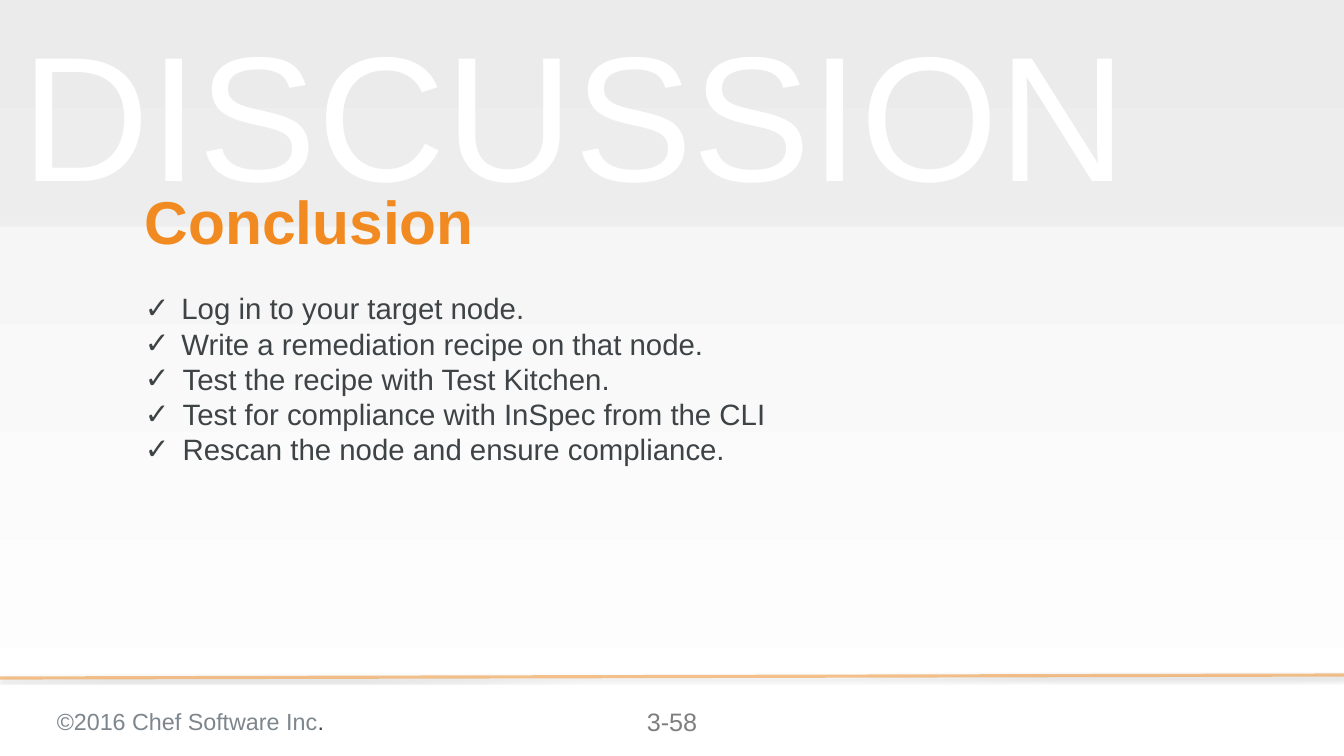
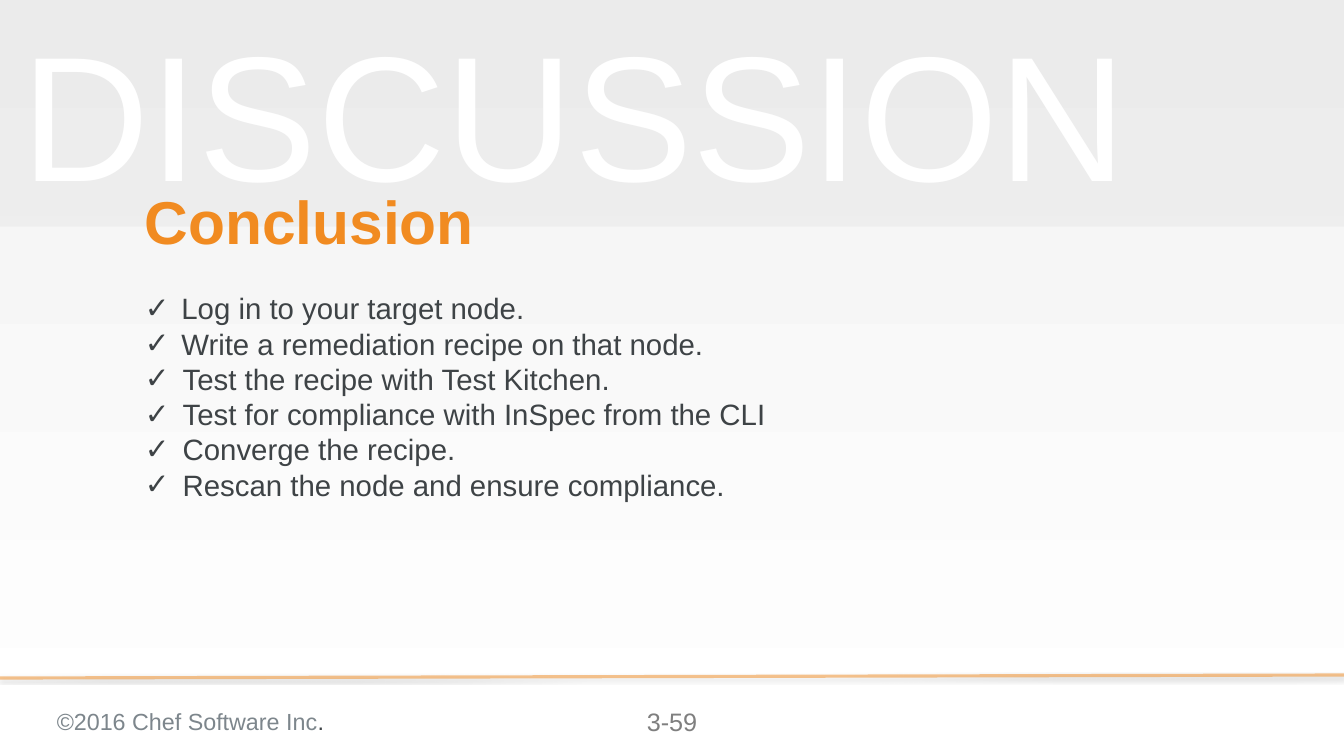
Before and after one commit to bchamby/chef-compliance-installation-configuration-operation, a slide deck: slide 59 of 03-initial-configuration-scans.pptx (slide 58 before the commit). Drawn at 1344x756 pixels with LibreOffice and Linux fonts; fonts in the diff are those of the drawing; background and template pictures are left out. Boxes give left, top, right and bottom in pixels: in the first picture for what was removed or moved away, otherwise in the second. Text is boxed around its words. In the diff, an @@ line names an element or a change of style, - is before the commit and + after.

Commit message:
create Adding Nodes in Bulk via API slide corrected a handlful of typos found during the Beta class

```diff
--- a/03-initial-configuration-scans.pptx
+++ b/03-initial-configuration-scans.pptx
@@ subtitle at [183,438,455,466]: paragraph added @@
+✓ Converge the recipe.
@@ page number at [647,713,697,731]: text changed @@
-3-58
+3-59
```
Also in this commit, not shown: 10 other slides changed, 1 slide added.
